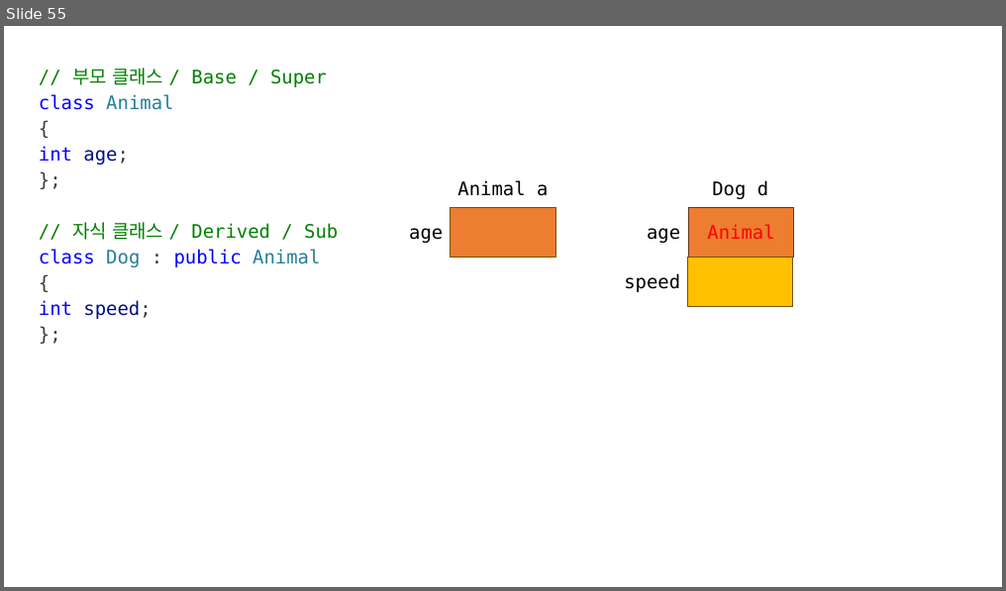
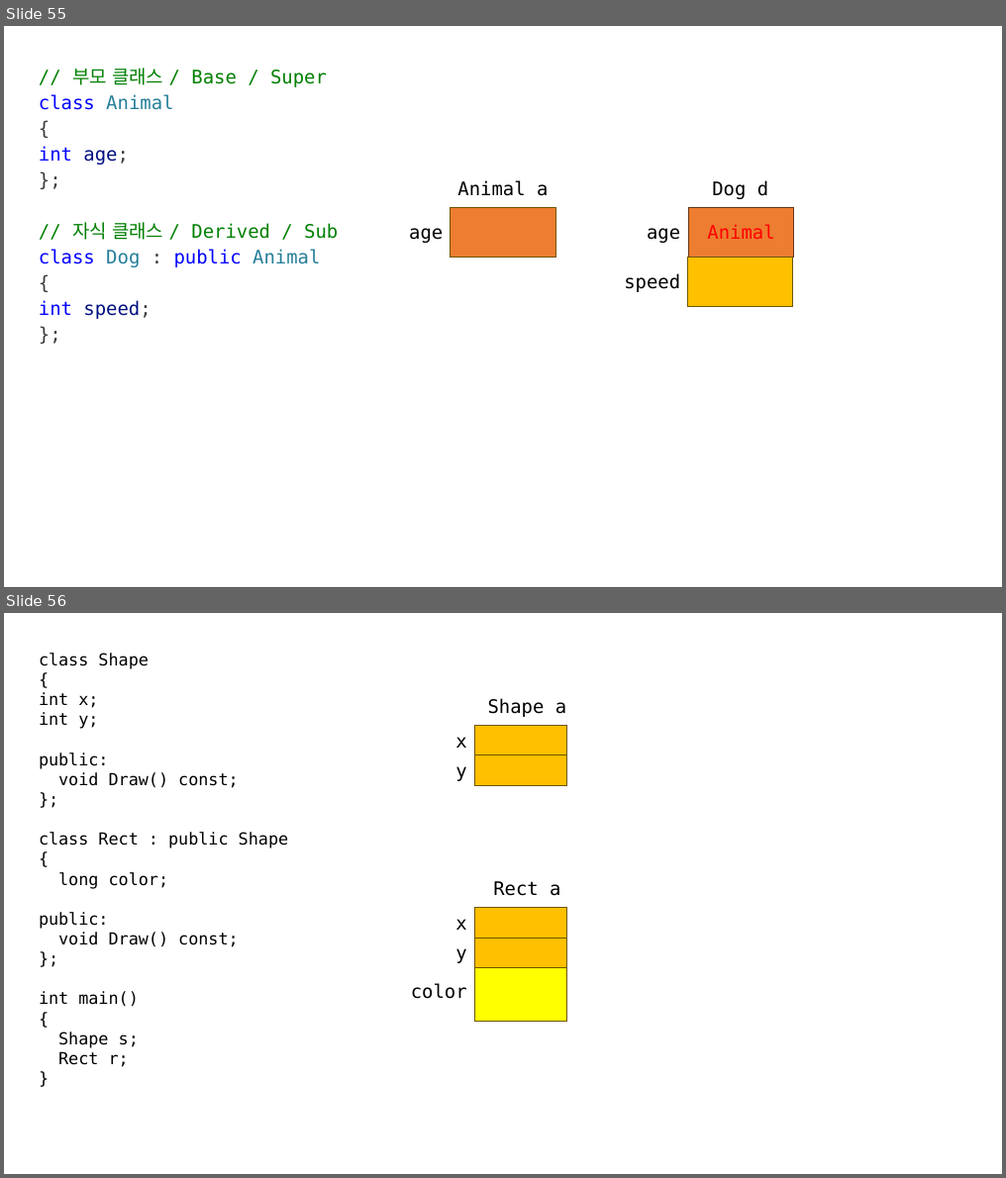
Before and after one commit to yoondev-classroom/cpp_250512, a slide deck: cpp_250512.pptx. Shown one above the other, each under a label of ours: slide 55 before the commit, slides 55 and 56 after it. The pictures are 1006x591 and 1006x1178 pixels, drawn with LibreOffice and Linux fonts; fonts in the diff are those of the drawing. Boxes give left, top, right and bottom in pixels: in the first picture for what was removed or moved away, otherwise in the second. Text is boxed around its words. In the diff, an @@ line names an element or a change of style, - is before the commit and + after.

```diff
--- a/cpp_250512.pptx
+++ b/cpp_250512.pptx
@@ slide 56 added at bbox=[4, 613, 1002, 1174], background #FFFFFF @@
@@ text added at bbox=[39, 653, 288, 1067], 16 pt, text #000000 @@
+class Shape
+{
+int x;
+int y;
+public:
+void Draw() const;
+};
+class Rect : public Shape
+{
+long color;
+public:
+void Draw() const;
+};
+int main()
+{
+Shape s;
+Rect r;
+}
@@ text added at bbox=[488, 698, 566, 717], 18 pt, text #000000 @@
+Shape a
@@ rectangle added at bbox=[475, 725, 567, 756], fill #FFC000, outline #705400 1 pt @@
@@ text added at bbox=[455, 737, 466, 748], 18 pt, text #000000 @@
+x
@@ rectangle added at bbox=[475, 756, 567, 785], fill #FFC000, outline #705400 1 pt @@
@@ text added at bbox=[455, 766, 466, 781], 18 pt, text #000000 @@
+y
@@ rectangle added at bbox=[475, 908, 567, 938], fill #FFC000, outline #705400 1 pt @@
@@ text added at bbox=[493, 881, 560, 896], 18 pt, text #000000 @@
+Rect a
@@ text added at bbox=[455, 919, 466, 930], 18 pt, text #000000 @@
+x
@@ rectangle added at bbox=[475, 938, 567, 967], fill #FFC000, outline #705400 1 pt @@
@@ text added at bbox=[455, 949, 466, 963], 18 pt, text #000000 @@
+y
@@ rectangle added at bbox=[475, 968, 567, 1022], fill #FFFF00, outline #705400 1 pt @@
@@ text added at bbox=[411, 983, 467, 999], 18 pt, text #000000 @@
+color
```
Also in this commit, not shown: 2 other slides added, 1 slide removed, 1 other file.
